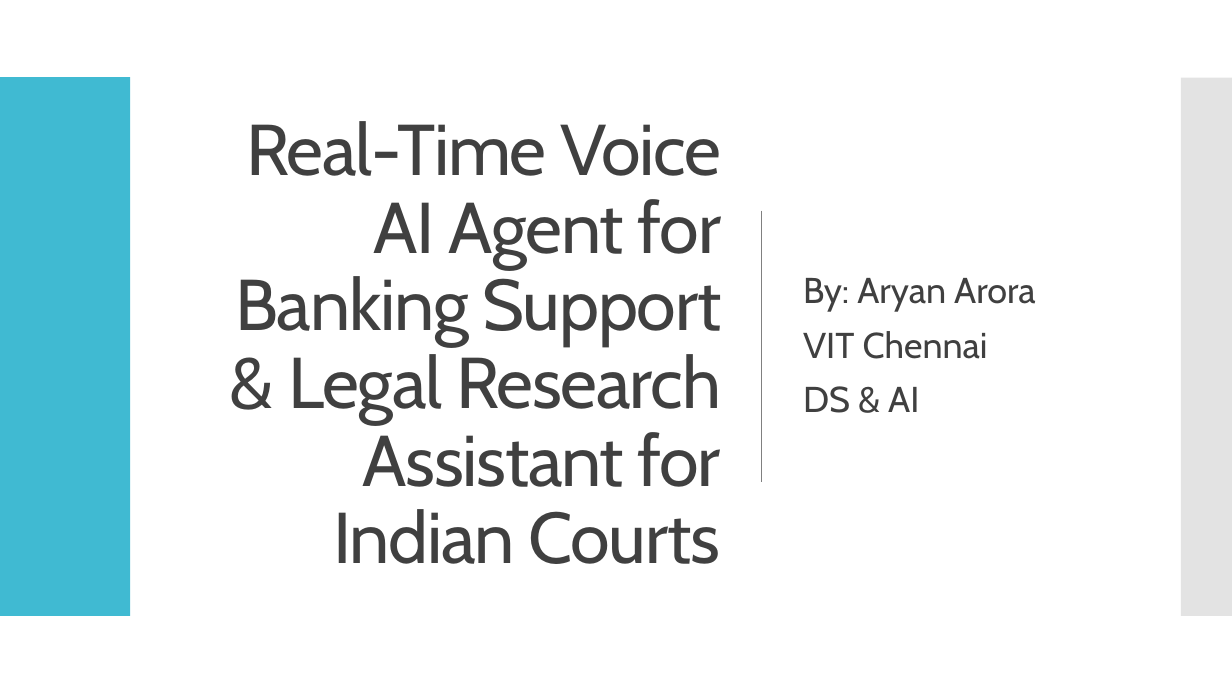
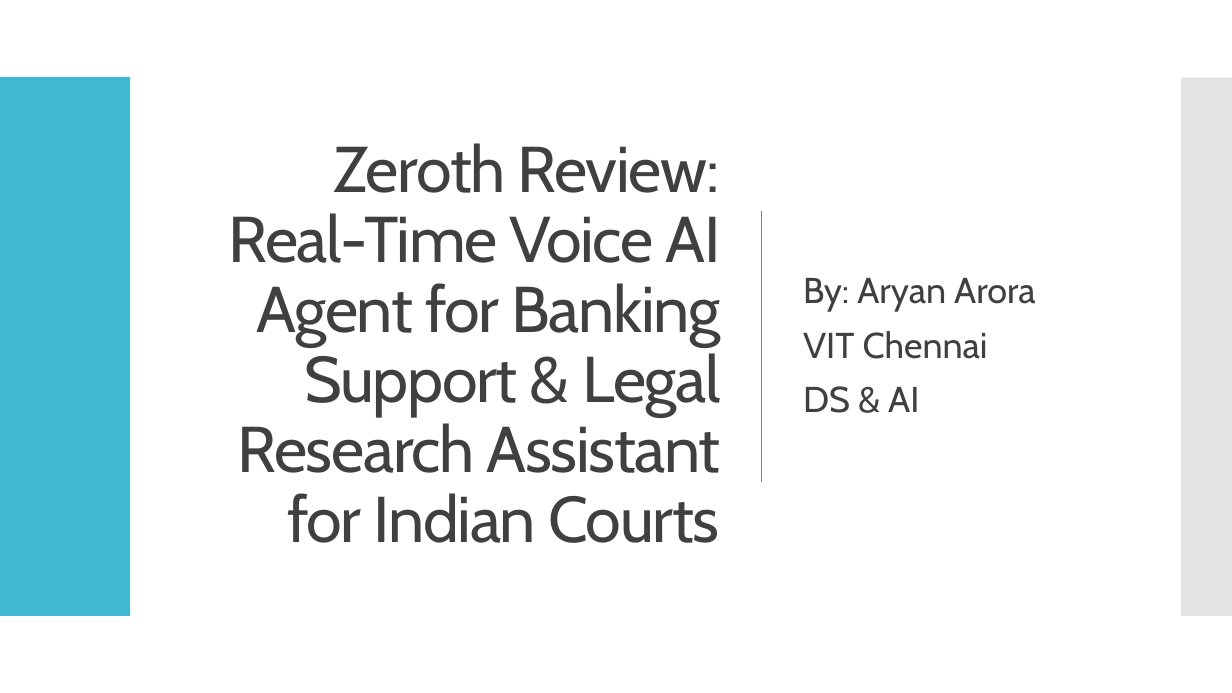
Before and after one commit to AryanArora13/Project-work, a slide deck: slide 1 of Zeroth review- Real-Time Voice AI Agent for Banking Support & Legal Research Assistant for Indian Courts.pptx. Drawn at 1232x693 pixels with LibreOffice and Linux fonts; fonts in the diff are those of the drawing. Boxes give left, top, right and bottom in pixels: in the first picture for what was removed or moved away, otherwise in the second. Text is boxed around its words. In the diff, an @@ line names an element or a change of style, - is before the commit and + after.

```diff
--- a/Zeroth review- Real-Time Voice AI Agent for Banking Support & Legal Research Assistant for Indian Courts.pptx
+++ b/Zeroth review- Real-Time Voice AI Agent for Banking Support & Legal Research Assistant for Indian Courts.pptx
@@ title at box(229, 143, 721, 543): text changed; size 56 to 50.4 pt @@
-Real-Time Voice AI Agent for Banking Support & Legal Research Assistant for Indian Courts
+Zeroth Review:
+Real-Time Voice AI Agent for Banking Support & Legal Research Assistant for Indian Courts
```
